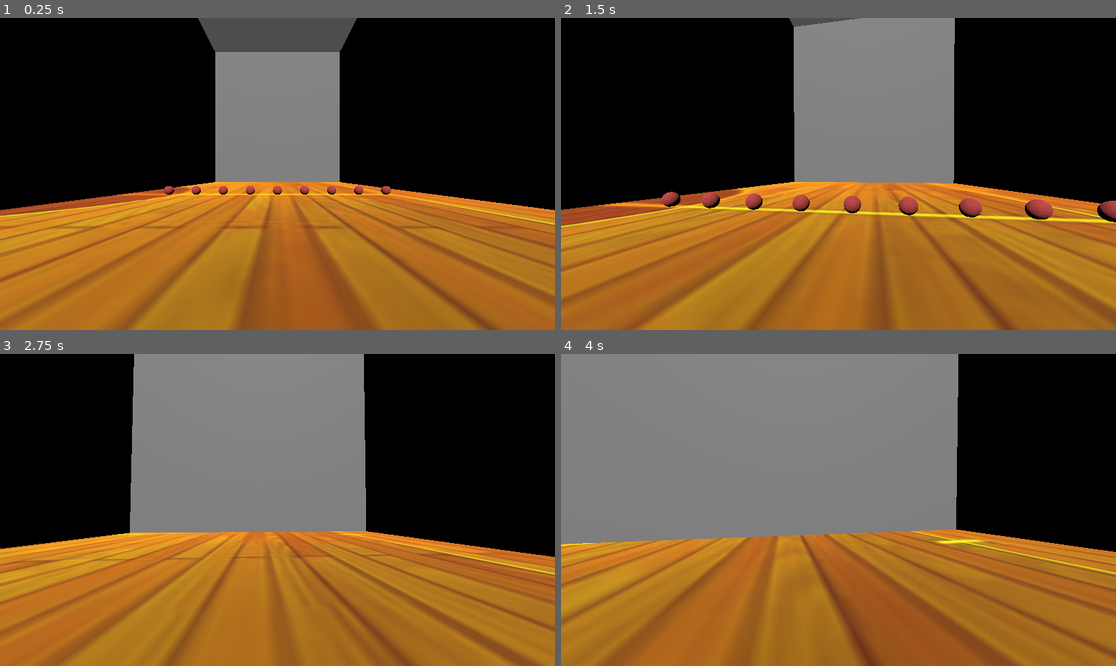
Above: before the commit, frames 1-4 (two rows, left to right).
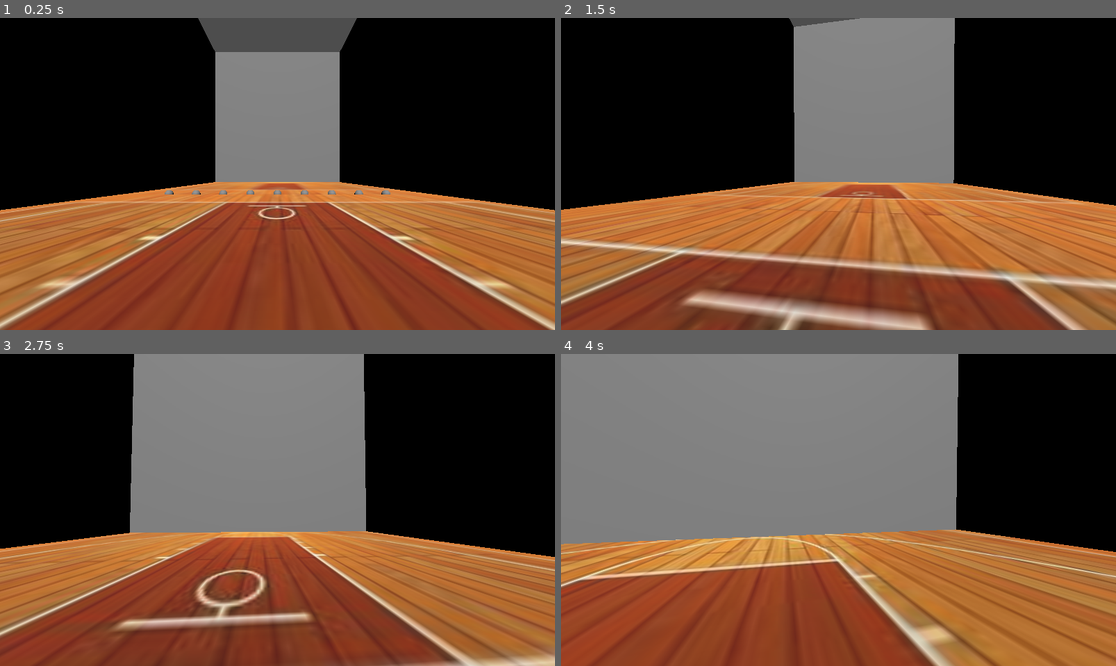
Above: after the commit, the same moments.

Repository: 548778-stack/dodge-ultimate
Game: Godot game, scene res://Level1.tscn
Two runs of this game, one before a commit and one after it. Both use one fixed random seed, a clock stepped at 60 frames per second and the inputs below.
Inputs (mouse positions are in pixels of both pictures, inside the frame that each line leads up to):
- Up to frame 1 (0.25 s): no input
- Up to frame 2 (1.5 s): tap Enter (ui_accept) at 0.5, 0.77 s; move the mouse to (866, 174) at 0.52 s; hold Up (ui_up) from 0.53 s (still down); move the mouse to (810, 174) at 1.27 s
- Up to frame 3 (2.75 s): keep holding Up (ui_up); tap Enter (ui_accept) at 1.52 s; move the mouse to (288, 503) at 2.02 s
- Up to frame 4 (4 s): keep holding Up (ui_up); move the mouse to (832, 516) at 2.77 s; tap Enter (ui_accept) at 3.02, 3.77 s; move the mouse to (877, 513) at 3.52 s

The runs differ from the first frame. In frame 1, 35% of the frame differs, in the area x 0-100%, y 52-100%; in frame 2, 37%; in frame 3, 32%; in frame 4, 29%.

Commit message:
upd-1 fixed map wrapping

Diff:
--- a/Ball.tscn
+++ b/Ball.tscn
@@ -1,25 +1,17 @@
 [gd_scene format=3 uid="uid://d1su38k5jbpd6"]
 
-[ext_resource type="Texture2D" uid="uid://bvxto227xu16a" path="res://dc8cee74-918d-461d-a662-33427da06161.jpg" id="1_gk6bx"]
-
-[sub_resource type="StandardMaterial3D" id="StandardMaterial3D_lww6v"]
-albedo_texture = ExtResource("1_gk6bx")
+[sub_resource type="SphereShape3D" id="SphereShape3D_pa54t"]
+radius = 0.3
 
 [sub_resource type="SphereMesh" id="SphereMesh_pa54t"]
-material = SubResource("StandardMaterial3D_lww6v")
+radius = 0.3
+height = 0.6
 
-[sub_resource type="SphereShape3D" id="SphereShape3D_pa54t"]
-radius = 0.35
+[node name="Ball" type="RigidBody3D" unique_id=2105171547]
 
-[node name="Ball" type="Area3D" unique_id=934719411]
-disable_mode = 2
-collision_layer = 64
-collision_mask = 5
+[node name="CollisionShape3D" type="CollisionShape3D" parent="." unique_id=47216054]
+shape = SubResource("SphereShape3D_pa54t")
+debug_color = Color(0.83026254, 0.0014957113, 0.9500213, 0.41960785)
 
-[node name="MeshInstance3D" type="MeshInstance3D" parent="." unique_id=441327155]
-transform = Transform3D(0.65, 0, 0, 0, 0.65, 0, 0, 0, 0.65, 0, 0, 0)
+[node name="MeshInstance3D" type="MeshInstance3D" parent="." unique_id=1149316060]
 mesh = SubResource("SphereMesh_pa54t")
-
-[node name="CollisionShape3D" type="CollisionShape3D" parent="." unique_id=1906606312]
-shape = SubResource("SphereShape3D_pa54t")
-debug_color = Color(0.83704245, 0.20573696, 0.8053471, 0.41960785)
--- a/Level1.tscn
+++ b/Level1.tscn
@@ -2,13 +2,15 @@
 
 [ext_resource type="Script" uid="uid://r4tyn7qgg1np" path="res://level_1.gd" id="1_cove1"]
 [ext_resource type="PackedScene" uid="uid://bge0fgpvrh8k" path="res://Player.tscn" id="1_kyxg0"]
-[ext_resource type="Texture2D" uid="uid://jmeo0xgpxr82" path="res://6b6751ef-2274-4ea7-a243-d94efde18e98.jpg" id="2_cove1"]
+[ext_resource type="Texture2D" uid="uid://covp1ylxa2wub" path="res://b0aefb33-fd66-4022-9b40-fc2cfd5a0856.jpg" id="2_cove1"]
 
-[sub_resource type="StandardMaterial3D" id="StandardMaterial3D_cove1"]
+[sub_resource type="StandardMaterial3D" id="StandardMaterial3D_dwyiq"]
 albedo_texture = ExtResource("2_cove1")
+uv1_scale = Vector3(2, 2, 2)
+uv1_offset = Vector3(2, 2, 2)
 
 [sub_resource type="BoxMesh" id="BoxMesh_dn5ey"]
-material = SubResource("StandardMaterial3D_cove1")
+material = SubResource("StandardMaterial3D_dwyiq")
 size = Vector3(45, 1, 25)
 
 [sub_resource type="BoxShape3D" id="BoxShape3D_kyxg0"]
@@ -95,7 +97,7 @@
 
 [node name="BallStartingPositions" type="Node3D" parent="." unique_id=1071528807]
 
-[node name="new_ball" type="Marker3D" parent="BallStartingPositions" unique_id=587006748]
+[node name="BallSpawner1" type="Marker3D" parent="BallStartingPositions" unique_id=587006748]
 transform = Transform3D(1, 0, 0, 0, 1, 0, 0, 0, 1, 0, 0.3, 0)
 
 [node name="BallSpawner6" type="Marker3D" parent="BallStartingPositions" unique_id=1973319114]
Renamed: 6b6751ef-2274-4ea7-a243-d94efde18e98.jpg -> b0aefb33-fd66-4022-9b40-fc2cfd5a0856.jpg
Not shown, changed: b0aefb33-fd66-4022-9b40-fc2cfd5a0856.jpg.import
